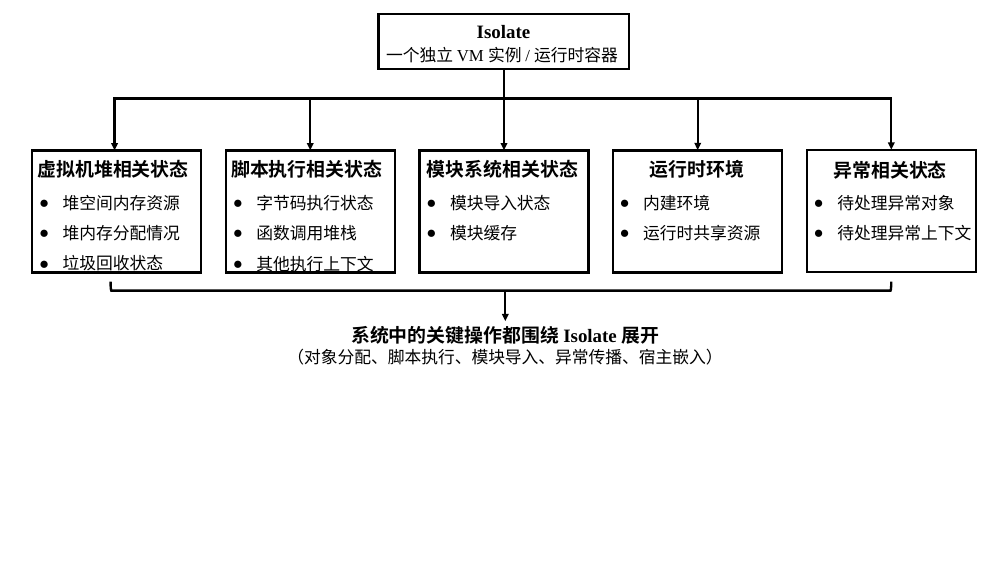
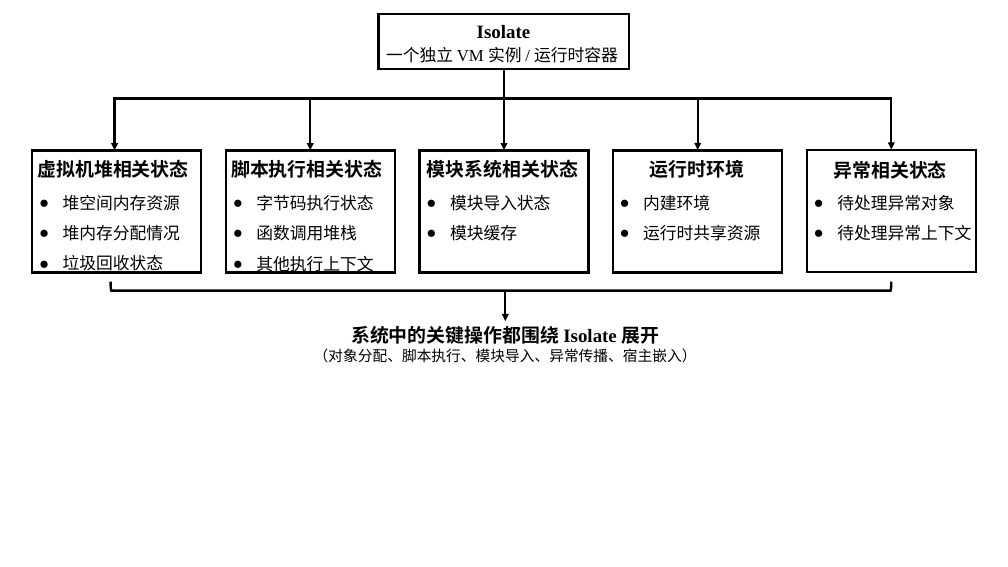
Before and after one commit to WU-SUNFLOWER/S.A.A.U.S.O, a slide deck: slide 6 of docs/thesis/pictures.pptx. Drawn at 1008x567 pixels with LibreOffice and Linux fonts; fonts in the diff are those of the drawing. Boxes give left, top, right and bottom in pixels: in the first picture for what was removed or moved away, otherwise in the second. Text is boxed around its words. In the diff, an @@ line names an element or a change of style, - is before the commit and + after.

```diff
--- a/docs/thesis/pictures.pptx
+++ b/docs/thesis/pictures.pptx
@@ text "系统中的关键操作都围绕 Isolate 展开": place and size @@
-text "系统中的关键操作都围绕 Isolate 展开" at (287, 326, 722, 365)
+text "系统中的关键操作都围绕 Isolate 展开" at (314, 326, 697, 363)
@@ text at (314, 348, 697, 363): size 16 to 14 pt in "（对象分配、脚本执行、模块导入、异常传播、宿主嵌入）" @@
```
Also in this commit, not shown: 2 slides added, 3 other files.
